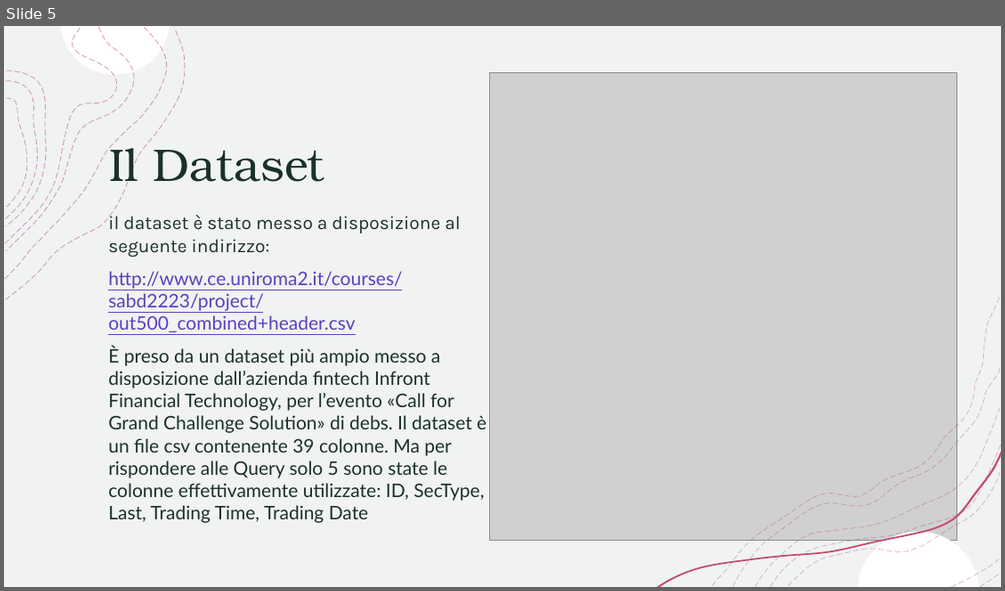
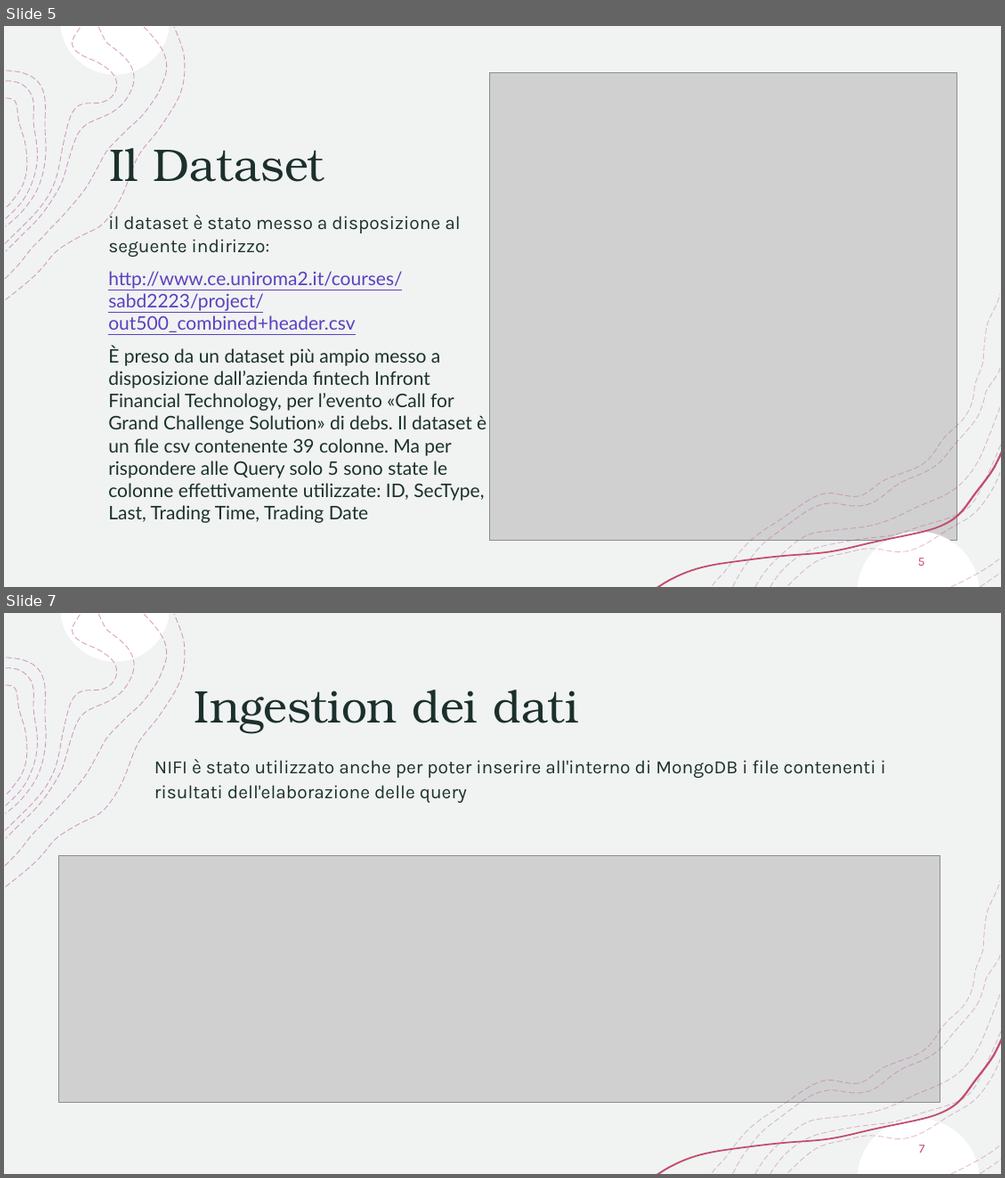
Before and after one commit to kobero98/SABD_Progetto1, a slide deck: PresentazioneSABD1.pptx. Shown one above the other, each under a label of ours: slide 5 before the commit, slides 5 and 7 after it; the slides between them are not shown. The pictures are 1005x591 and 1005x1178 pixels, drawn with LibreOffice and Linux fonts; fonts in the diff are those of the drawing; grey boxes stand for pictures. Boxes give left, top, right and bottom in pixels: in the first picture for what was removed or moved away, otherwise in the second. Text is boxed around its words. In the diff, an @@ line names an element or a change of style, - is before the commit and + after.

```diff
--- a/PresentazioneSABD1.pptx
+++ b/PresentazioneSABD1.pptx
@@ slide 7 added at <box>4,613,1001,1174</box>, background #FFFFFF; not listed: 10 template elements that a slide beside it also shows @@
@@ rectangle added at <box>4,613,1001,1174</box>, fill #FFFFFF, outline #F2F2F2 1 pt @@
@@ rectangle added at <box>4,613,1001,1174</box>, fill #F0F3F2 @@
@@ group added at <box>5,613,185,887</box>: 8 freeform shapes @@
@@ title added at <box>194,690,578,733</box>, 44 pt, text #1B302C @@
+Ingestion dei dati
@@ text added at <box>154,759,886,803</box>, 18 pt, text #1B302C @@
+NIFI è stato utilizzato anche per poter inserire all'interno di MongoDB i file contenenti i risultati dell'elaborazione delle query
@@ picture added at <box>58,856,939,1103</box> @@
@@ group added at <box>657,881,1001,1174</box>: 9 freeform shapes @@
@@ page number added at <box>919,1144,925,1152</box>, 12 pt, text #C34D6C @@
+7
@@ slide 5 changed as well @@
@@ page number added at <box>918,557,925,565</box>, 12 pt, text #C34D6C @@
+5
```
Also in this commit, not shown: 8 other slides changed, 6 other slides added, 2 slides removed.
